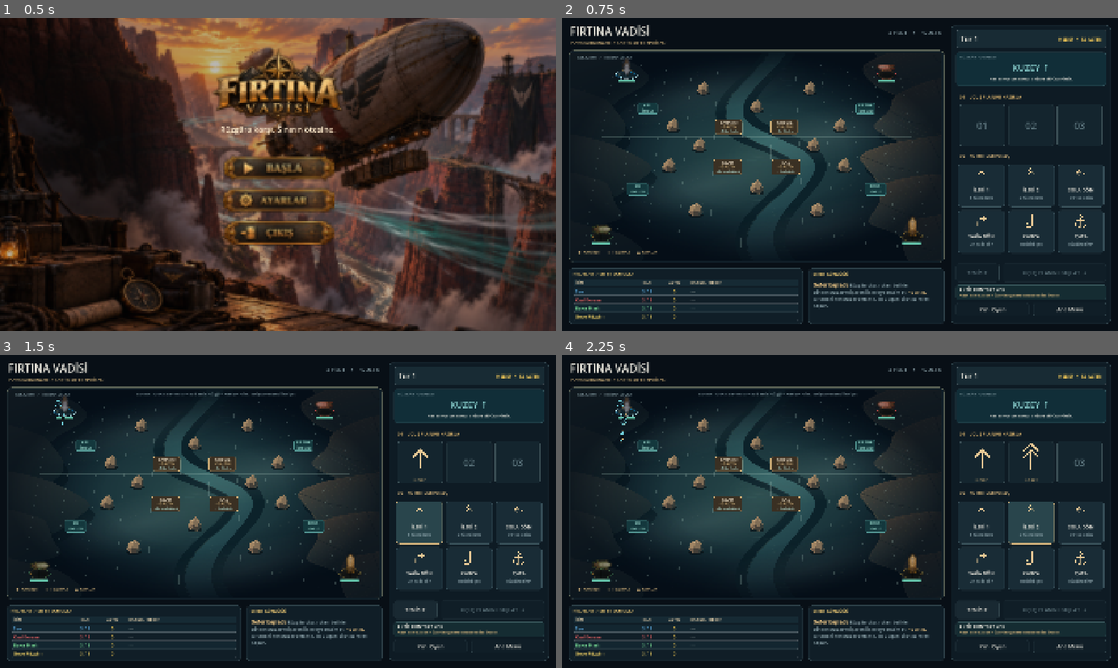
Above: before the commit, frames 1-4 (two rows, left to right).
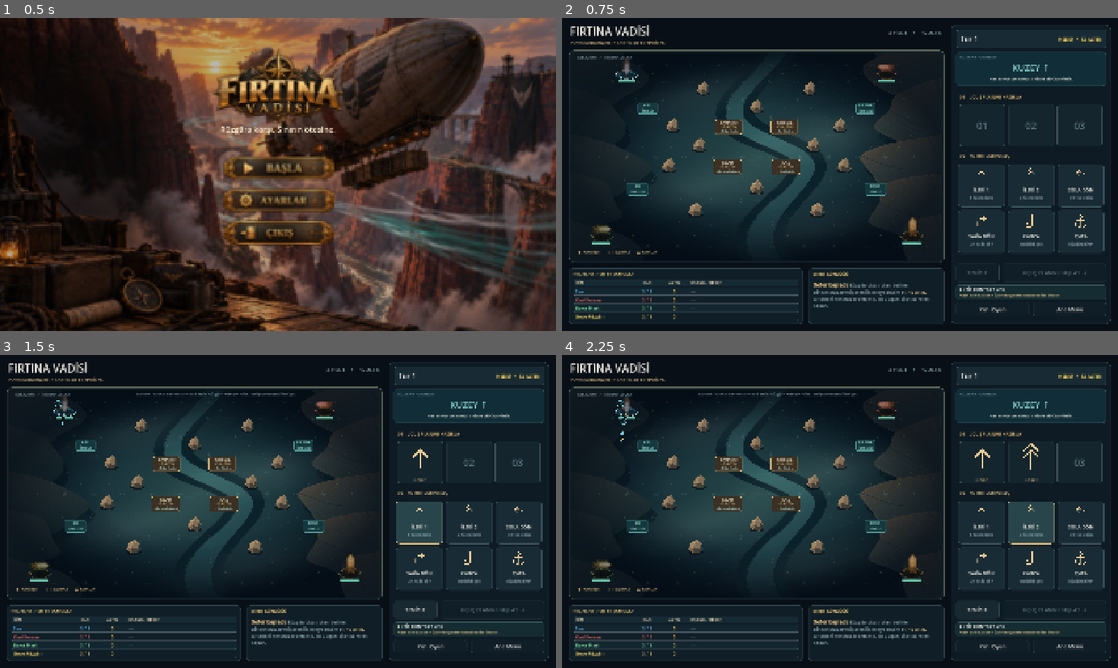
Above: after the commit, the same moments.

Repository: SerkanAydin06/Firtina-Vadisi
Game: Godot game, scene res://scenes/main.tscn
Two runs of this game, one before a commit and one after it. Both use one fixed random seed, a clock stepped at 60 frames per second and the inputs below.
Inputs (mouse positions are in pixels of both pictures, inside the frame that each line leads up to):
- Up to frame 1 (0.5 s): no input
- Up to frame 2 (0.75 s): click (840, 168) at 0.5 s
- Up to frame 3 (1.5 s): click "İLERİ 1" at 1.25 s
- Up to frame 4 (2.25 s): click "İLERİ 2" at 2 s

Frame 1 is identical in both runs. In frame 2, 0.5% of the frame differs, in the area x 7-63%, y 14-74%; in frame 3, 0.5%; in frame 4, 0.5%.

Commit message:
Replace continuous grid lines with subtle navigation markers

Diff:
--- a/scenes/grid_cell.tscn
+++ b/scenes/grid_cell.tscn
@@ -1,16 +1,22 @@
 [gd_scene format=3]
 
+[ext_resource type="Script" path="res://scripts/grid_cell.gd" id="1_navigation"]
+
 [node name="GridCell" type="Node2D"]
+script = ExtResource("1_navigation")
 
 [node name="Fill" type="Polygon2D" parent="."]
+visible = false
 polygon = PackedVector2Array(-48, -28, 48, -28, 56, 28, -56, 28)
 color = Color(0.255, 0.205, 0.145, 0.15)
 
 [node name="InnerGlow" type="Polygon2D" parent="."]
+visible = false
 polygon = PackedVector2Array(-44, -24, 44, -24, 51, 24, -51, 24)
 color = Color(0.24, 0.34, 0.36, 0.07)
 
 [node name="Outline" type="Line2D" parent="."]
+visible = false
 points = PackedVector2Array(-48, -28, 48, -28, 56, 28, -56, 28, -48, -28)
 width = 2.0
 default_color = Color(0.66, 0.49, 0.28, 0.90)
--- a/scripts/board_topdown.gd
+++ b/scripts/board_topdown.gd
@@ -193,32 +193,11 @@
 			quad[2] - center,
 			quad[3] - center
 		])
-		var inner_quad := PackedVector2Array([
-			local_quad[0] * 0.94,
-			local_quad[1] * 0.94,
-			local_quad[2] * 0.94,
-			local_quad[3] * 0.94
-		])
-		var outline_points := PackedVector2Array([
-			local_quad[0], local_quad[1], local_quad[2], local_quad[3], local_quad[0]
-		])
 		cell_node.visible = true
 		cell_node.position = center
 		cell_node.scale = Vector2.ONE
 		cell_node.z_index = 0
-		var fill: Polygon2D = cell_node.get_node_or_null("Fill") as Polygon2D
-		var inner: Polygon2D = cell_node.get_node_or_null("InnerGlow") as Polygon2D
-		var outline: Line2D = cell_node.get_node_or_null("Outline") as Line2D
-		if fill != null:
-			fill.polygon = local_quad
-			fill.color = Color(0.35, 0.56, 0.59, 0.0)
-		if inner != null:
-			inner.polygon = inner_quad
-			inner.color = Color(0.24, 0.34, 0.36, 0.0)
-		if outline != null:
-			outline.points = outline_points
-			outline.width = 0.8
-			outline.default_color = Color(0.66, 0.78, 0.74, 0.13)
+		cell_node.set_footprint(local_quad)
 
 func add_ship(id: int, color: Color, cell: Vector2i) -> void:
 	if not tokens.has(id):
--- /dev/null
+++ b/scripts/grid_cell.gd
@@ -0,0 +1,26 @@
+@tool
+extends Node2D
+## Open navigation brackets leave the landscape visible between cells.
+var footprint := PackedVector2Array([Vector2(-48, -28), Vector2(48, -28), Vector2(56, 28), Vector2(-56, 28)])
+
+func set_footprint(quad: PackedVector2Array) -> void:
+	footprint = quad
+	queue_redraw()
+
+func _draw() -> void:
+	if footprint.size() != 4:
+		return
+	var ink := Color(0.64, 0.78, 0.76, 0.14)
+	var accent := Color(0.83, 0.70, 0.46, 0.18)
+	for i in range(4):
+		var corner: Vector2 = footprint[i] * 0.96
+		var before: Vector2 = footprint[(i + 3) % 4] * 0.96
+		var after: Vector2 = footprint[(i + 1) % 4] * 0.96
+		var length: float = minf(corner.distance_to(before), corner.distance_to(after)) * 0.08
+		draw_polyline(PackedVector2Array([
+			corner + corner.direction_to(before) * length,
+			corner,
+			corner + corner.direction_to(after) * length
+		]), ink, 0.8, true)
+	# A restrained center mark helps count cells without outlining every square.
+	draw_circle(Vector2.ZERO, 0.85, accent, true, -1.0, true)
Not shown, added: scripts/grid_cell.gd.uid
